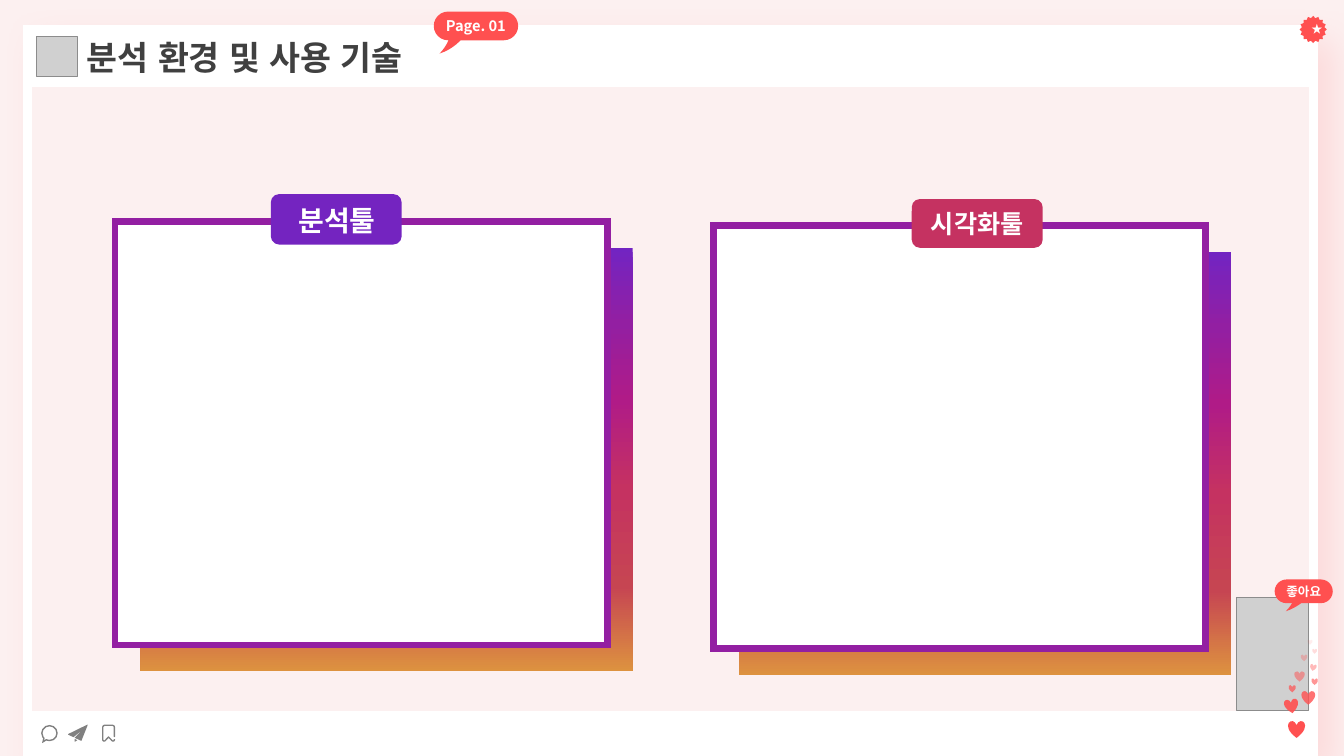
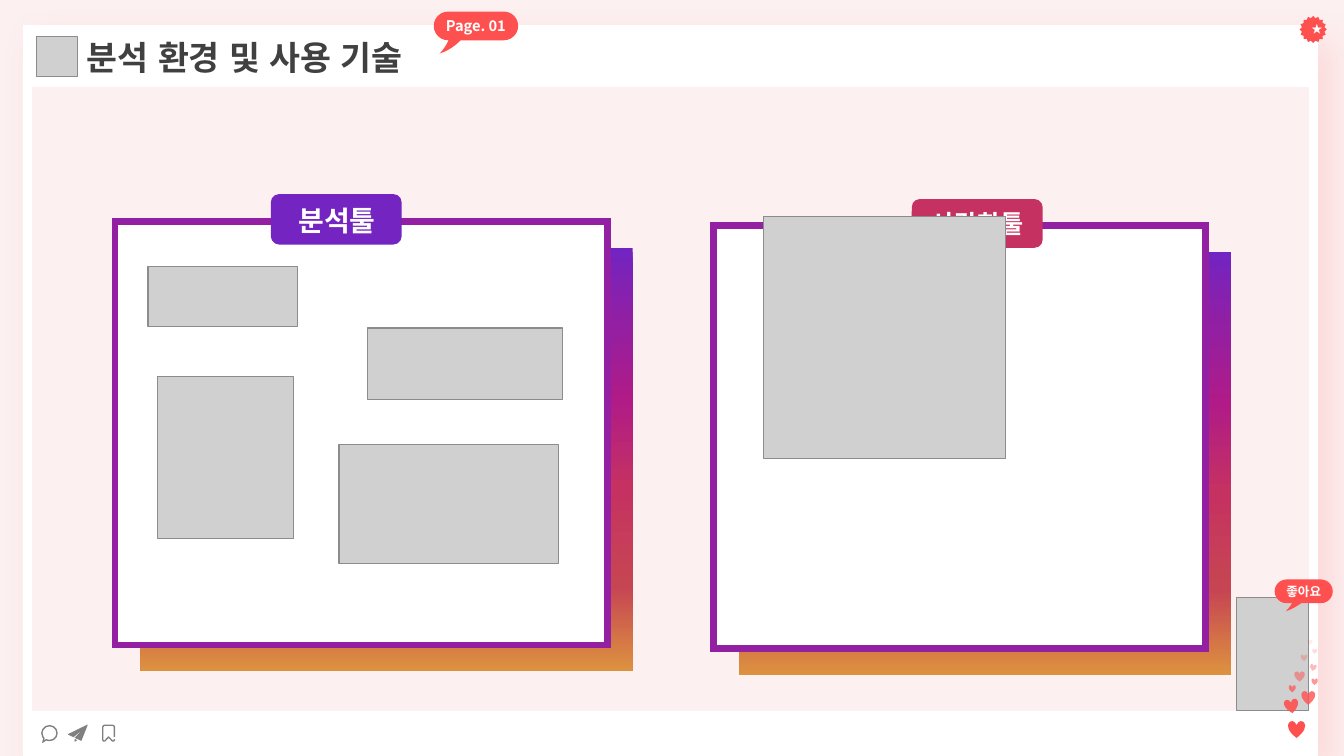
Before and after one commit to yeonji0-0/-22-01-24-, a slide deck: slide 7 of MEDICI (22-01-19 ~ 22-06-24)/13_기업연계프로젝트/인스타 맛집과 현실상권 비교/인스타 상권 비교 ppt.pptx (slide 5 before the commit). Drawn at 1344x756 pixels with LibreOffice and Linux fonts; fonts in the diff are those of the drawing; grey boxes stand for pictures. Boxes give left, top, right and bottom in pixels: in the first picture for what was removed or moved away, otherwise in the second. Text is boxed around its words. In the diff, an @@ line names an element or a change of style, - is before the commit and + after.

```diff
--- a/MEDICI (22-01-19 ~ 22-06-24)/13_기업연계프로젝트/인스타 맛집과 현실상권 비교/인스타 상권 비교 ppt.pptx
+++ b/MEDICI (22-01-19 ~ 22-06-24)/13_기업연계프로젝트/인스타 맛집과 현실상권 비교/인스타 상권 비교 ppt.pptx
@@ picture added at <box>764,217,1006,459</box> @@
@@ picture added at <box>148,266,297,327</box> @@
@@ picture added at <box>367,328,563,399</box> @@
@@ picture added at <box>157,377,293,538</box> @@
@@ picture added at <box>339,445,558,564</box> @@
```
Also in this commit, not shown: 6 other slides changed, 5 slides added, 2 other files.
